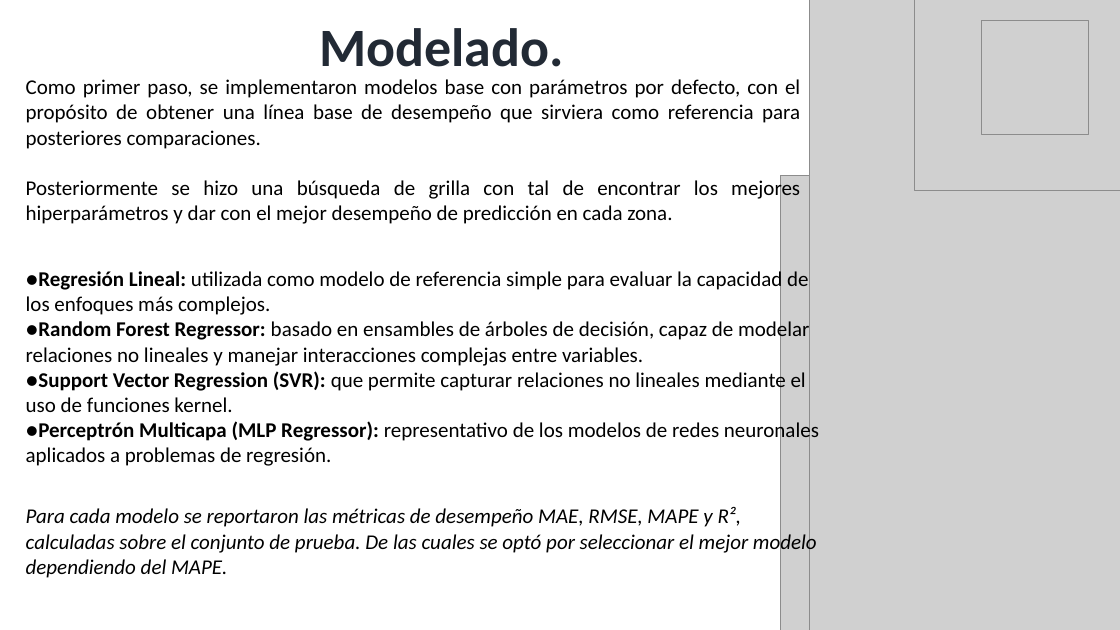
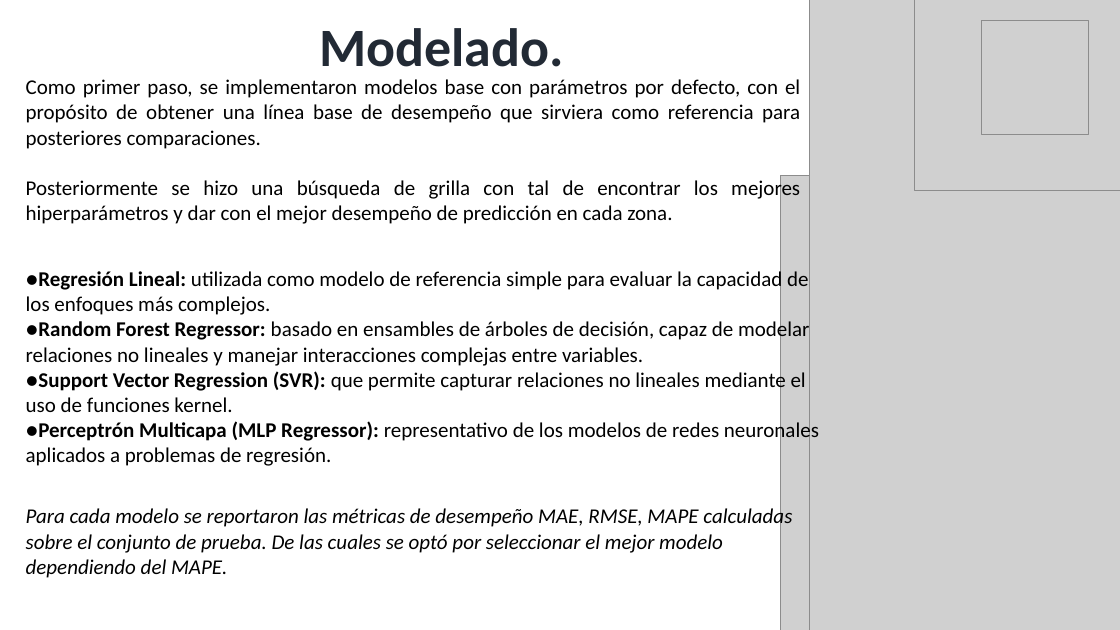
Before and after one commit to edier88/ProyectoAplicadoCienciaDatos, a slide deck: slide 13 of PRESENTA-TESIS-27012026_v6.ppsx. Drawn at 1120x630 pixels with LibreOffice and Linux fonts; fonts in the diff are those of the drawing; grey boxes stand for pictures; background and template pictures are left out. Boxes give left, top, right and bottom in pixels: in the first picture for what was removed or moved away, otherwise in the second. Text is boxed around its words. In the diff, an @@ line names an element or a change of style, - is before the commit and + after.

```diff
--- a/PRESENTA-TESIS-27012026_v6.ppsx
+++ b/PRESENTA-TESIS-27012026_v6.ppsx
@@ text at box(26, 506, 792, 578): text changed @@
-Para cada modelo se reportaron las métricas de desempeño MAE, RMSE, MAPE y R², calculadas sobre el conjunto de prueba. De las cuales se optó por seleccionar el mejor modelo dependiendo del MAPE.
+Para cada modelo se reportaron las métricas de desempeño MAE, RMSE, MAPE calculadas sobre el conjunto de prueba. De las cuales se optó por seleccionar el mejor modelo dependiendo del MAPE.
```
Also in this commit, not shown: 3 other slides changed.
